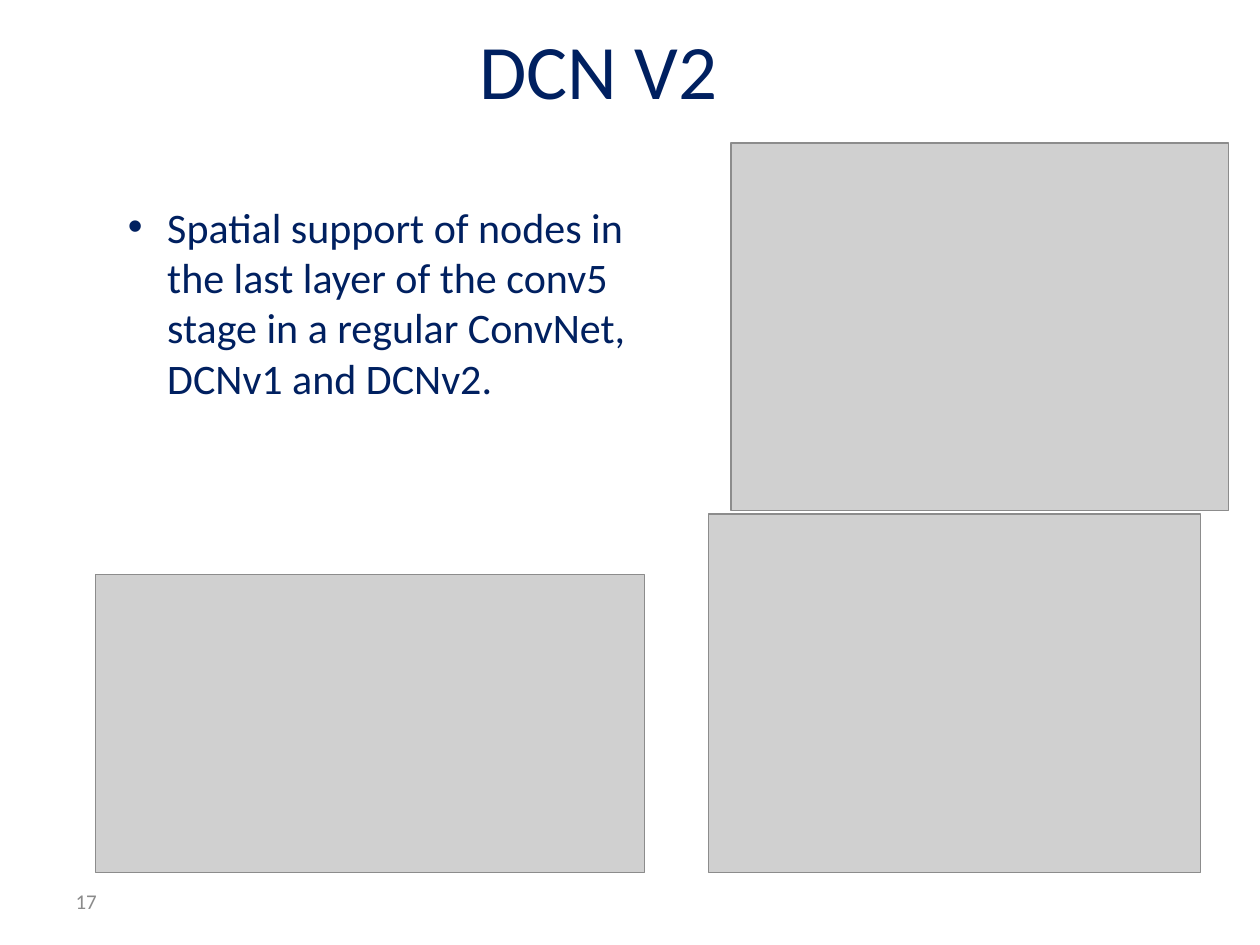
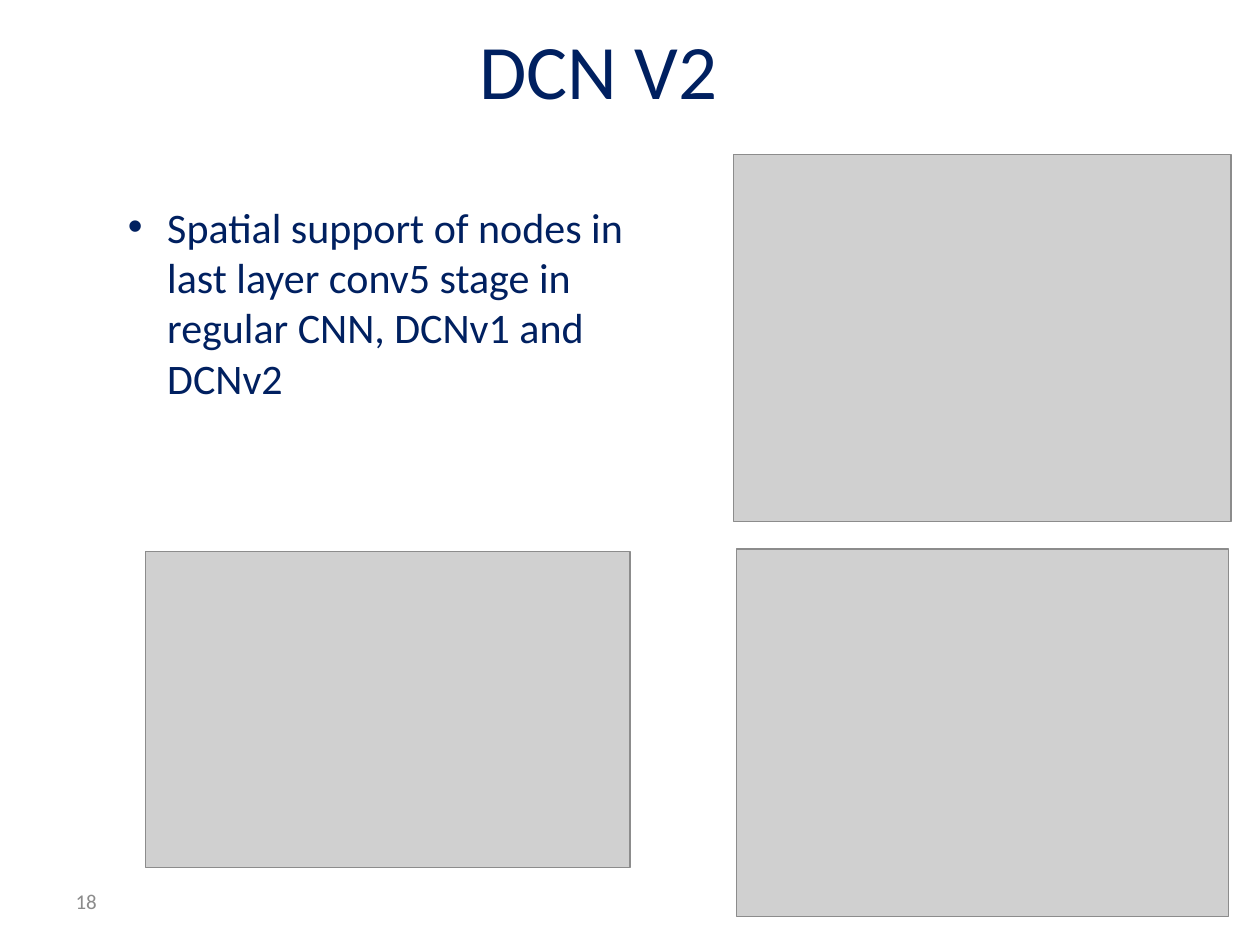
Before and after one commit to andyro2/Pneumonia-Detection-from-Chest-X-Rays-with-Robustness-to-Deformations, a slide deck: slide 18 of MidPresentation_Andy_Or.pptx (slide 17 before the commit). Drawn at 1260x945 pixels with LibreOffice and Linux fonts; fonts in the diff are those of the drawing; grey boxes stand for pictures; background and template pictures are left out. Boxes give left, top, right and bottom in pixels: in the first picture for what was removed or moved away, otherwise in the second. Text is boxed around its words. In the diff, an @@ line names an element or a change of style, - is before the commit and + after.

```diff
--- a/MidPresentation_Andy_Or.pptx
+++ b/MidPresentation_Andy_Or.pptx
@@ picture moved from (x1=731, y1=142, x2=1228, y2=510) to (x1=733, y1=155, x2=1231, y2=523) @@
@@ text at (x1=167, y1=213, x2=623, y2=395): text changed @@
-• Spatial support of nodes in the last layer of the conv5 stage in a regular ConvNet, DCNv1 and DCNv2.
+• Spatial support of nodes in last layer conv5 stage in regular CNN, DCNv1 and DCNv2
@@ picture resized from (x1=96, y1=575, x2=645, y2=872) to (x1=146, y1=552, x2=630, y2=868) @@
@@ picture resized from (x1=708, y1=514, x2=1201, y2=872) to (x1=736, y1=549, x2=1228, y2=917) @@
@@ page number at (x1=76, y1=895, x2=97, y2=909): text changed @@
-17
+18
```
Also in this commit, not shown: 7 other slides changed, 1 slide added.
